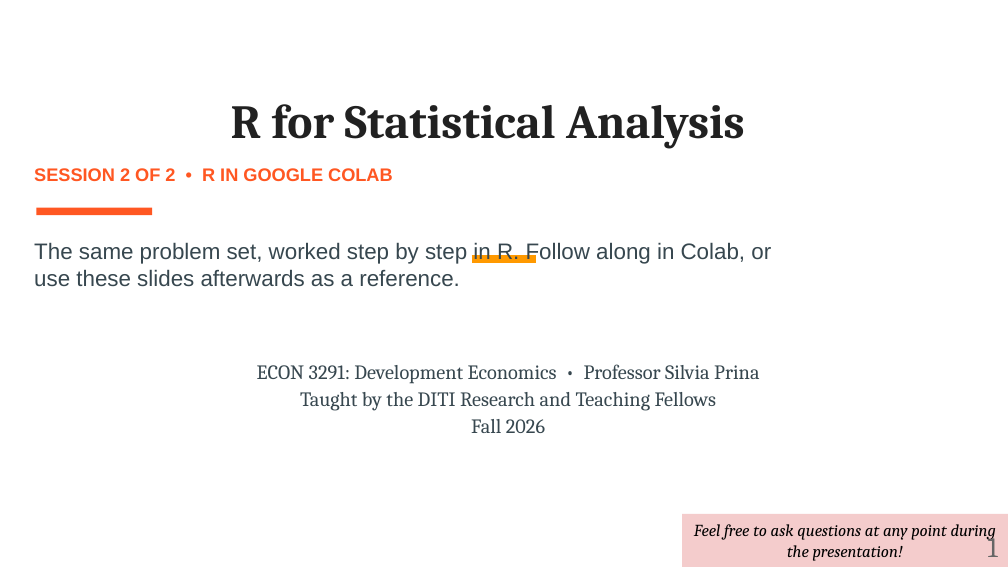
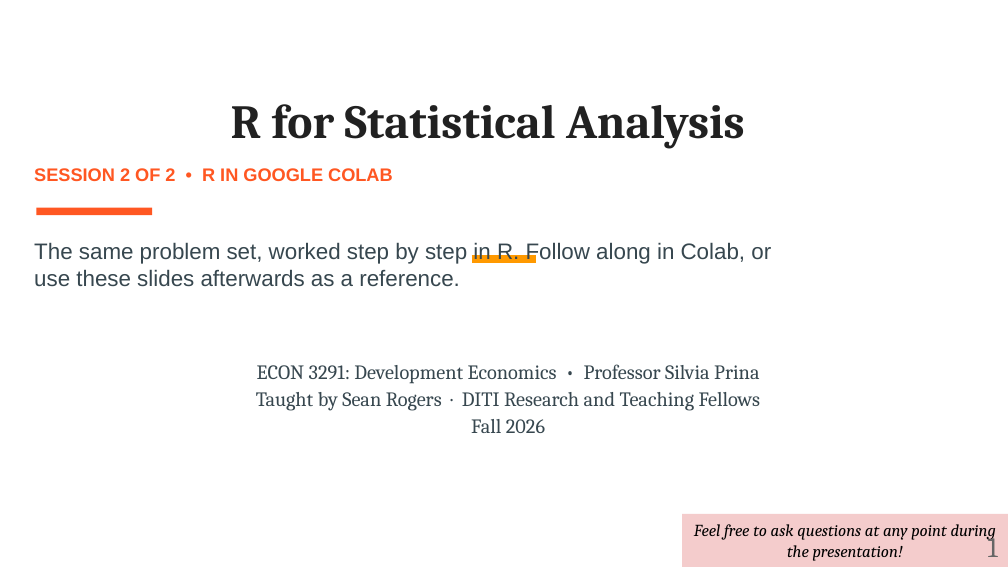
Before and after one commit to NULabNortheastern/digitalassignmentshowcase, a slide deck: slide 1 of coding_quantitative/fa26-prina-econ3291-excel_r/FA26-Prina-ECON3291-R-Walkthrough.pptx. Drawn at 1008x567 pixels with LibreOffice and Linux fonts; fonts in the diff are those of the drawing; background and template pictures are left out. Boxes give left, top, right and bottom in pixels: in the first picture for what was removed or moved away, otherwise in the second. Text is boxed around its words. In the diff, an @@ line names an element or a change of style, - is before the commit and + after.

Commit message:
Credit Sean Rogers on the module materials
Adds attribution to the cover and closing slide of all three decks, the
handout footer, the practice notebook, and the README.

```diff
--- a/coding_quantitative/fa26-prina-econ3291-excel_r/FA26-Prina-ECON3291-R-Walkthrough.pptx
+++ b/coding_quantitative/fa26-prina-econ3291-excel_r/FA26-Prina-ECON3291-R-Walkthrough.pptx
@@ subtitle at (x1=256, y1=392, x2=761, y2=411): text changed @@
-Taught by the DITI Research and Teaching Fellows
+Taught by Sean Rogers · DITI Research and Teaching Fellows
```
Also in this commit, not shown: 1 other slide changed, 5 other files.
